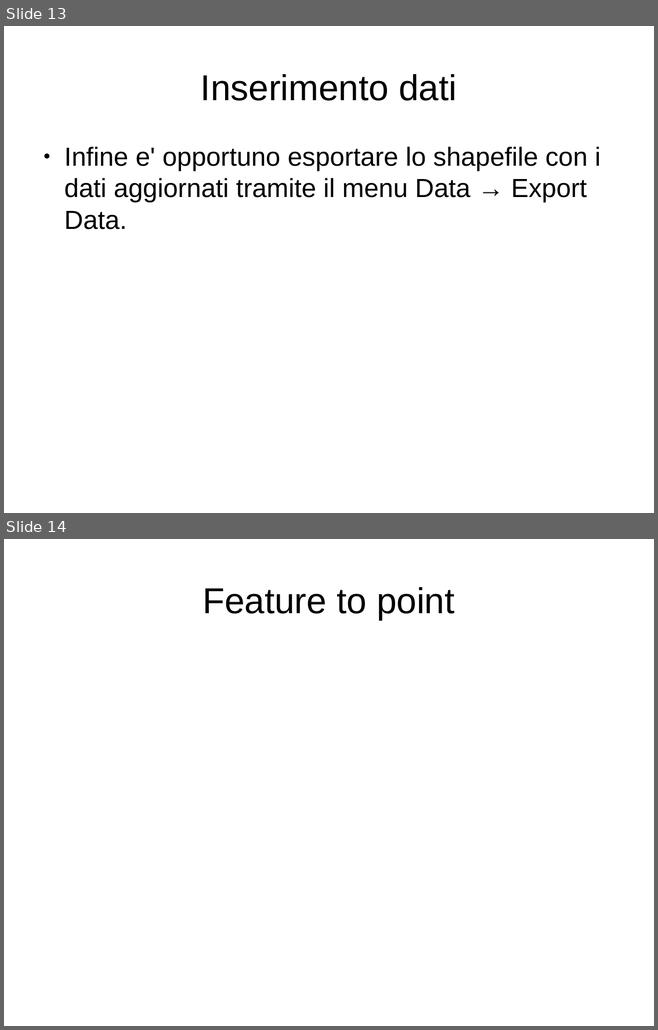
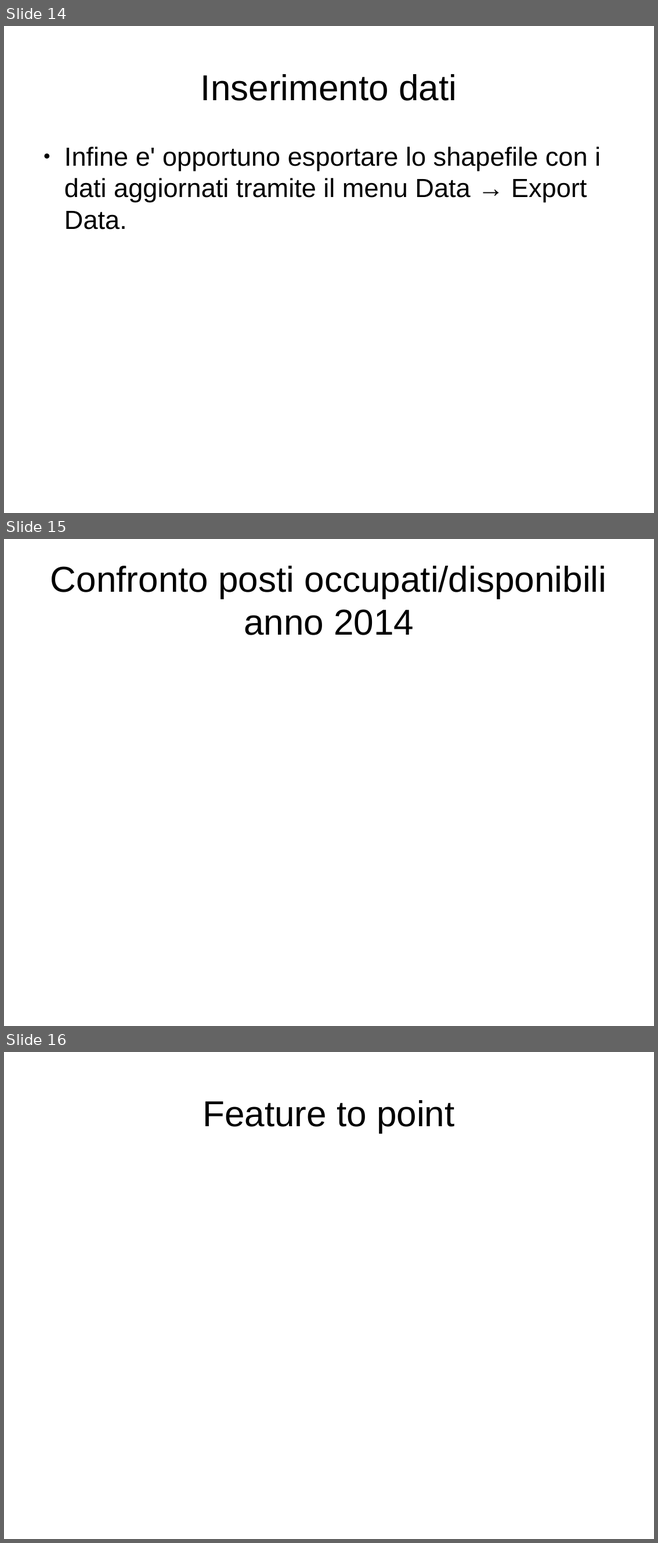
Before and after one commit to MascioSpam/esame_bdt, a slide deck: relazione.odp. Shown one above the other, each under a label of ours: slides 13 and 14 before the commit, slides 14, 15 and 16 after it. The pictures are 658x1030 and 658x1543 pixels, drawn with LibreOffice and Linux fonts; fonts in the diff are those of the drawing. Boxes give left, top, right and bottom in pixels: in the first picture for what was removed or moved away, otherwise in the second. Text is boxed around its words. In the diff, an @@ line names an element or a change of style, - is before the commit and + after.

```diff
--- a/relazione.odp
+++ b/relazione.odp
@@ slide 15 added at (x1=4, y1=539, x2=654, y2=1026), background #FFFFFF @@
@@ title added at (x1=50, y1=566, x2=607, y2=635), 44 pt, text #000000 @@
+Confronto posti occupati/disponibili anno 2014
@@ what was slide 13 is now slide 14 @@
@@ what was slide 14 is now slide 16 @@
```
Also in this commit, not shown: 1 slide changed, 1 other slide added, 52 other files.
